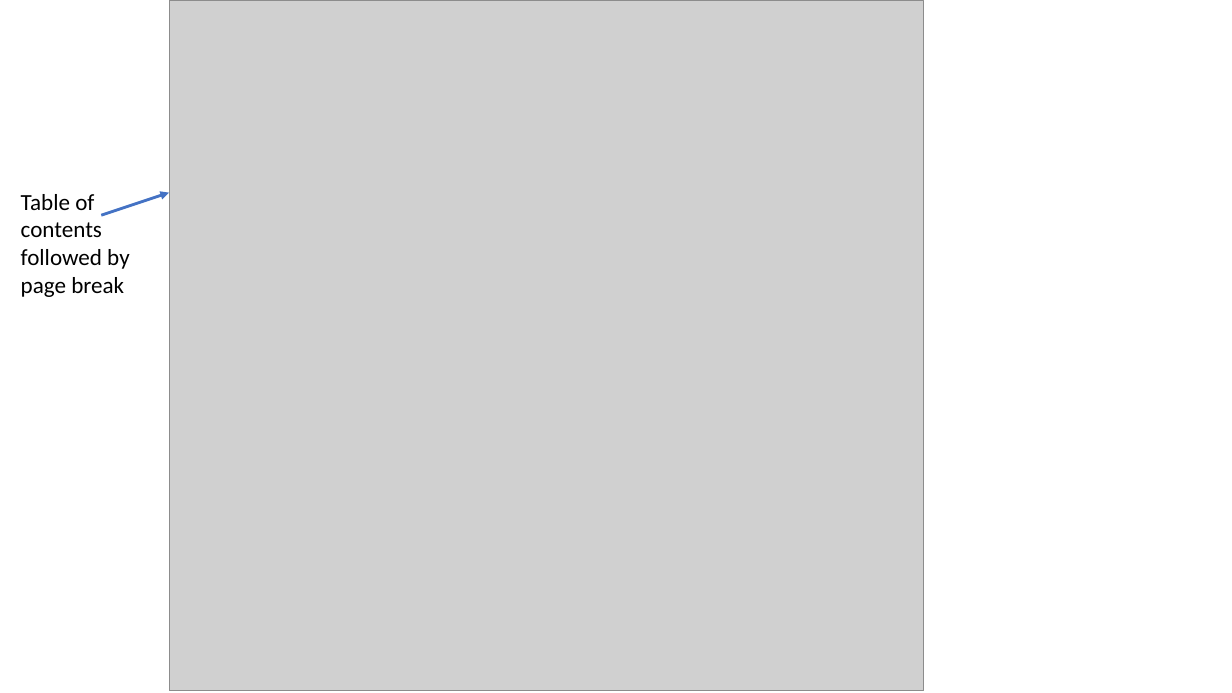
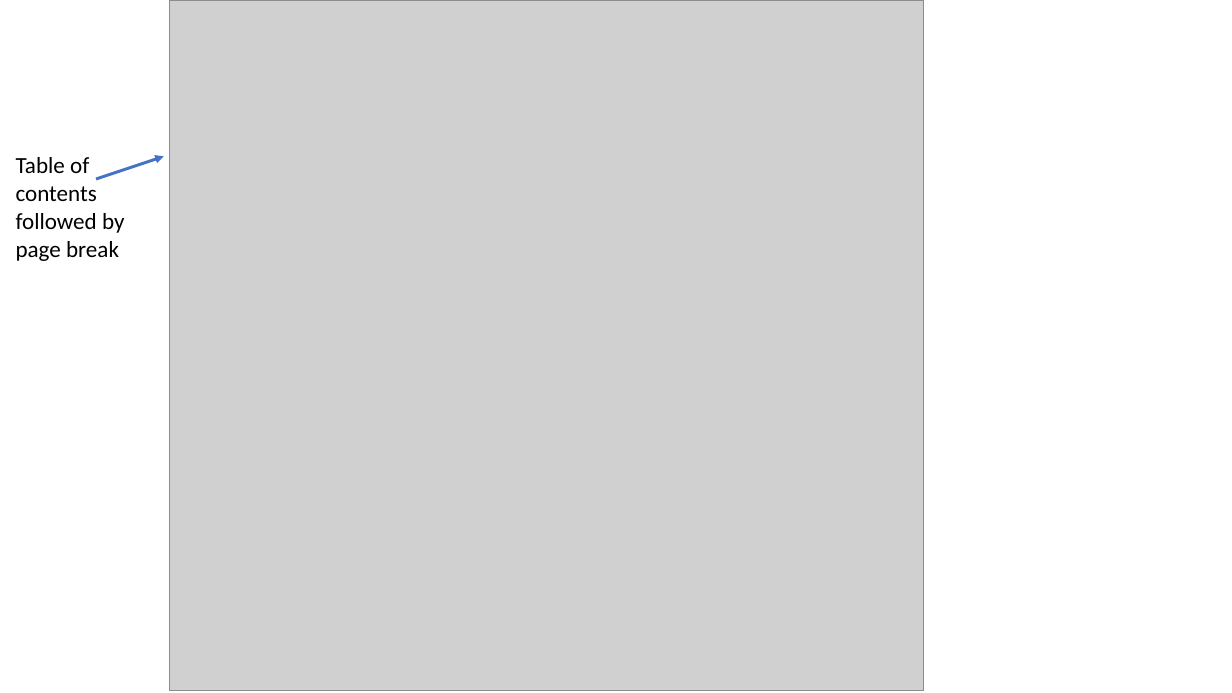
Before and after one commit to arc-moshe/NNIP-LaTeX, a slide deck: slide 28 of Introduction to LaTeX.pptx. Drawn at 1232x693 pixels with LibreOffice and Linux fonts; fonts in the diff are those of the drawing; grey boxes stand for pictures. Boxes give left, top, right and bottom in pixels: in the first picture for what was removed or moved away, otherwise in the second. Text is boxed around its words. In the diff, an @@ line names an element or a change of style, - is before the commit and + after.

```diff
--- a/Introduction to LaTeX.pptx
+++ b/Introduction to LaTeX.pptx
@@ text "Table of": place and size @@
-text "Table of" at <box>21,194,129,297</box>
+text "Table of" at <box>16,157,124,261</box>
@@ arrow moved from (102, 215) - (169, 192) to (96, 179) - (164, 156) @@
```
Also in this commit, not shown: 9 other slides changed.
